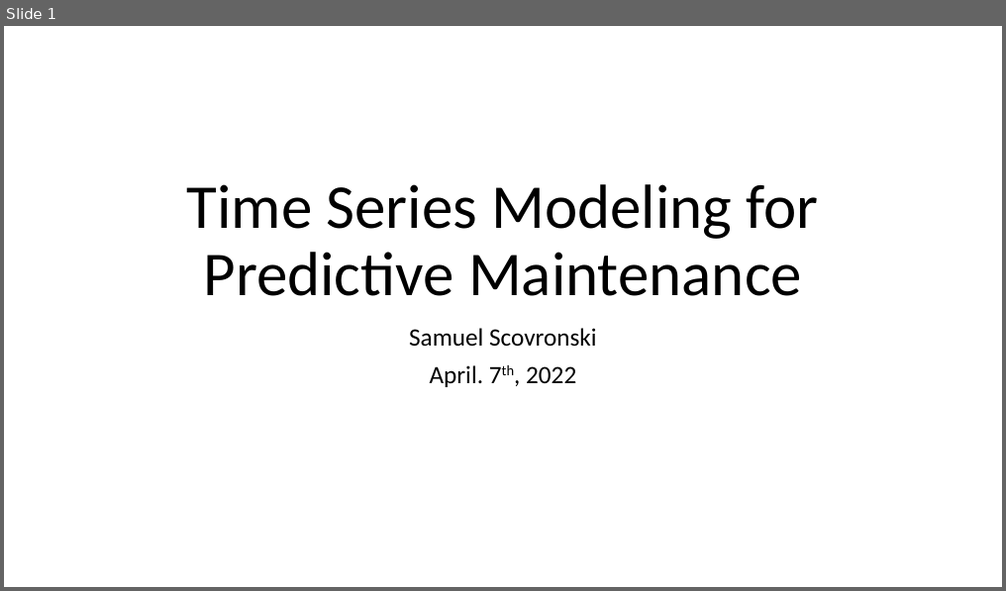
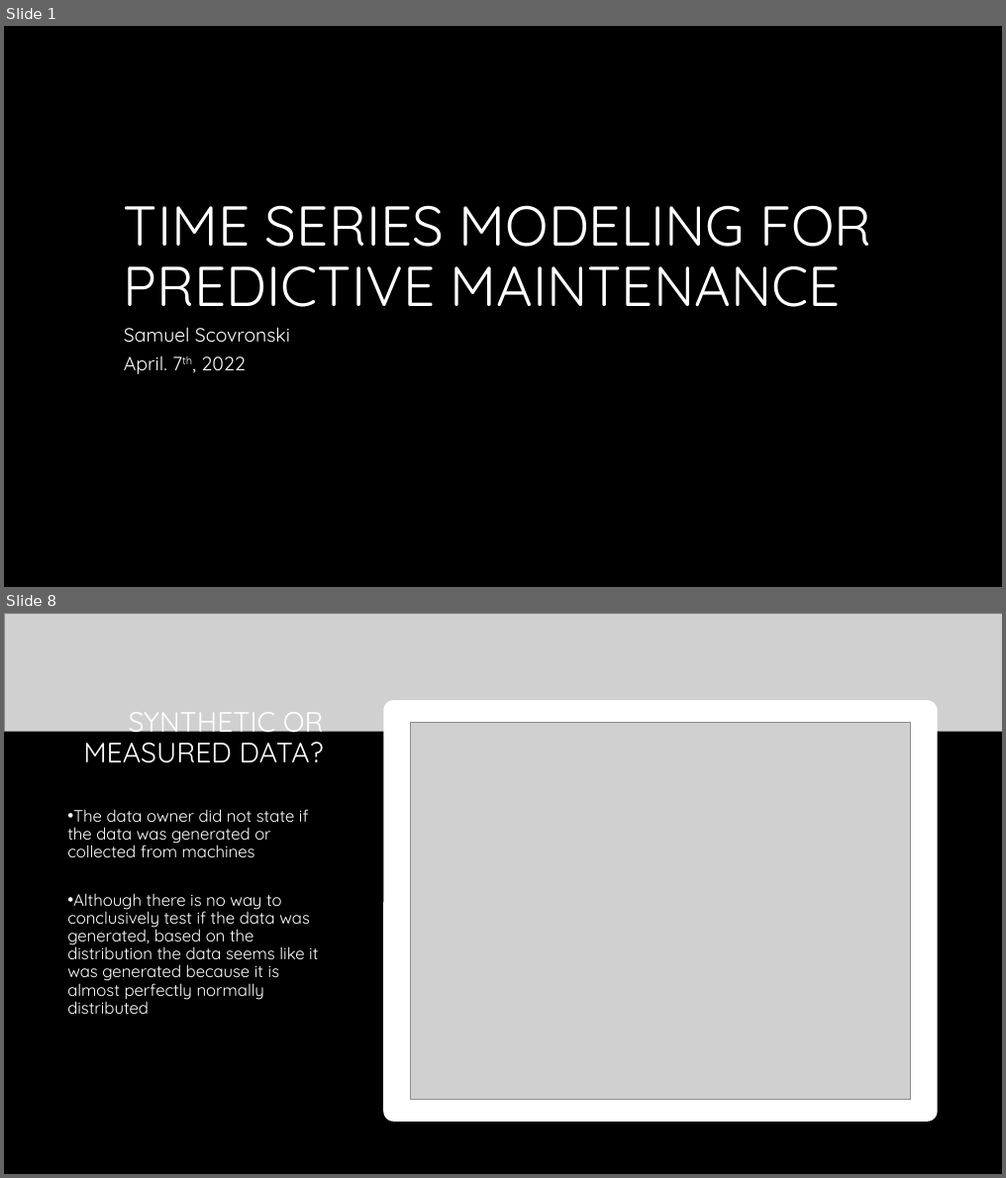
Before and after one commit to scosam/PredictiveMaintenance, a slide deck: reports/Capstone Project Presentation.pptx. Shown one above the other, each under a label of ours: slide 1 before the commit, slides 1 and 8 after it; the slides between them are not shown. The pictures are 1006x591 and 1006x1178 pixels, drawn with LibreOffice and Linux fonts; fonts in the diff are those of the drawing; grey boxes stand for pictures; background and template pictures are left out. Boxes give left, top, right and bottom in pixels: in the first picture for what was removed or moved away, otherwise in the second. Text is boxed around its words. In the diff, an @@ line names an element or a change of style, - is before the commit and + after.

```diff
--- a/reports/Capstone Project Presentation.pptx
+++ b/reports/Capstone Project Presentation.pptx
@@ slide 8 added at [4,613,1002,1174], background #000000 @@
@@ picture added at [4,613,1002,731] @@
@@ rounded rectangle added at [383,700,938,1122], fill #FFFFFF @@
@@ title added at [83,712,324,763], 27 pt, text #FFFFFF @@
+SYNTHETIC OR MEASURED DATA?
@@ picture added at [411,722,912,1100] @@
@@ text added at [67,809,318,1014], 16 pt, text #FFFFFF @@
+• The data owner did not state if the data was generated or collected from machines
+• Although there is no way to conclusively test if the data was generated, based on the distribution the data seems like it was generated because it is almost perfectly normally distributed
@@ slide 1 changed as well @@
@@ background #FFFFFF to #000000 @@
@@ title at [124,205,872,307]: text changed; size 60 to 54 pt; font Calibri to Quicksand; text colour #000000 to #FFFFFF @@
-Time Series Modeling for Predictive Maintenance
+TIME SERIES MODELING FOR PREDICTIVE MAINTENANCE
@@ subtitle "Samuel Scovronski": place and size @@
-subtitle "Samuel Scovronski" at [409,328,597,387]
+subtitle "Samuel Scovronski" at [124,327,290,374]
@@ subtitle "Samuel Scovronski" at [124,327,290,374]: size 24 to 18.5 pt, font Calibri to Quicksand, text colour #000000 to #FFFFFF; alignment centre to left; line spacing 0.9 to 0.8 @@
```
Also in this commit, not shown: 2 other slides changed, 10 other slides added, 3 slides removed, 4 other files.
